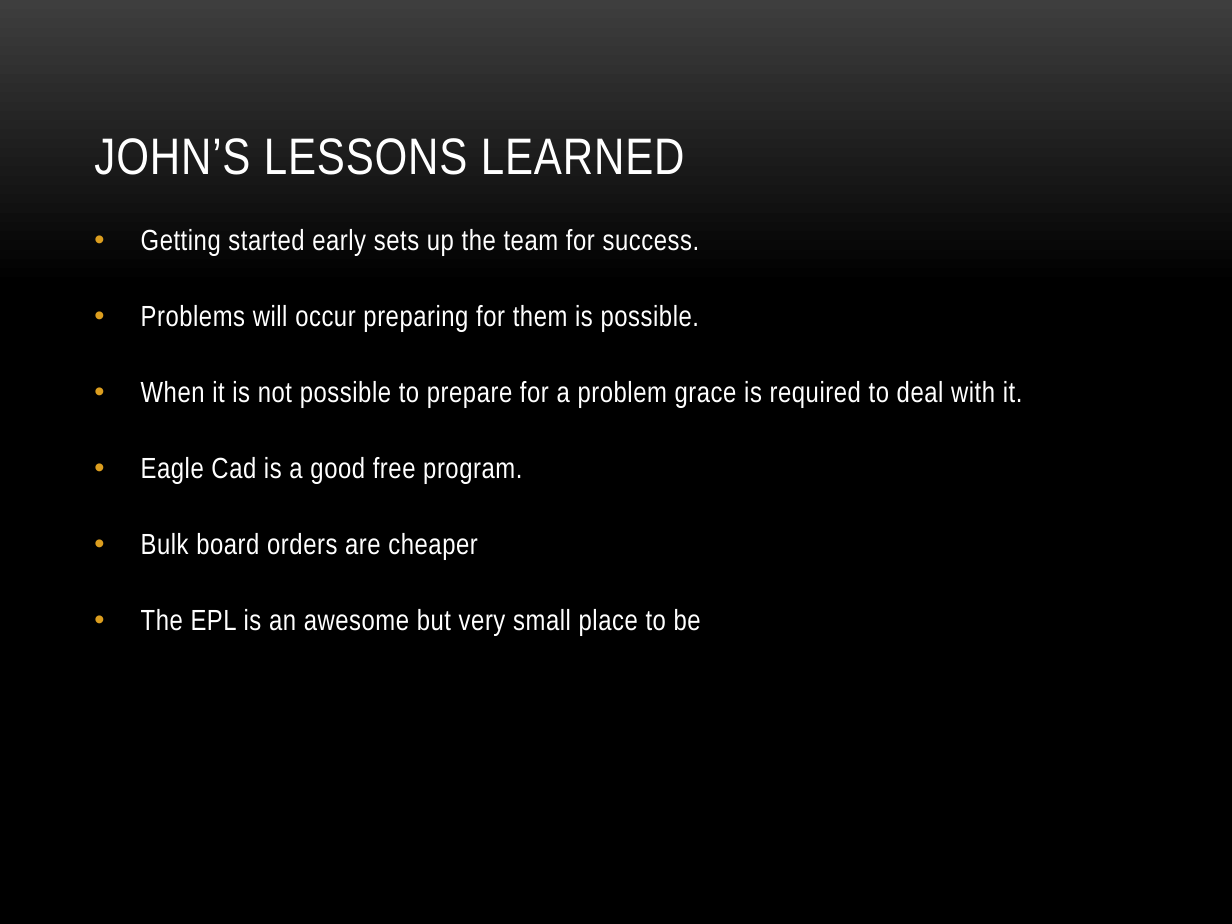
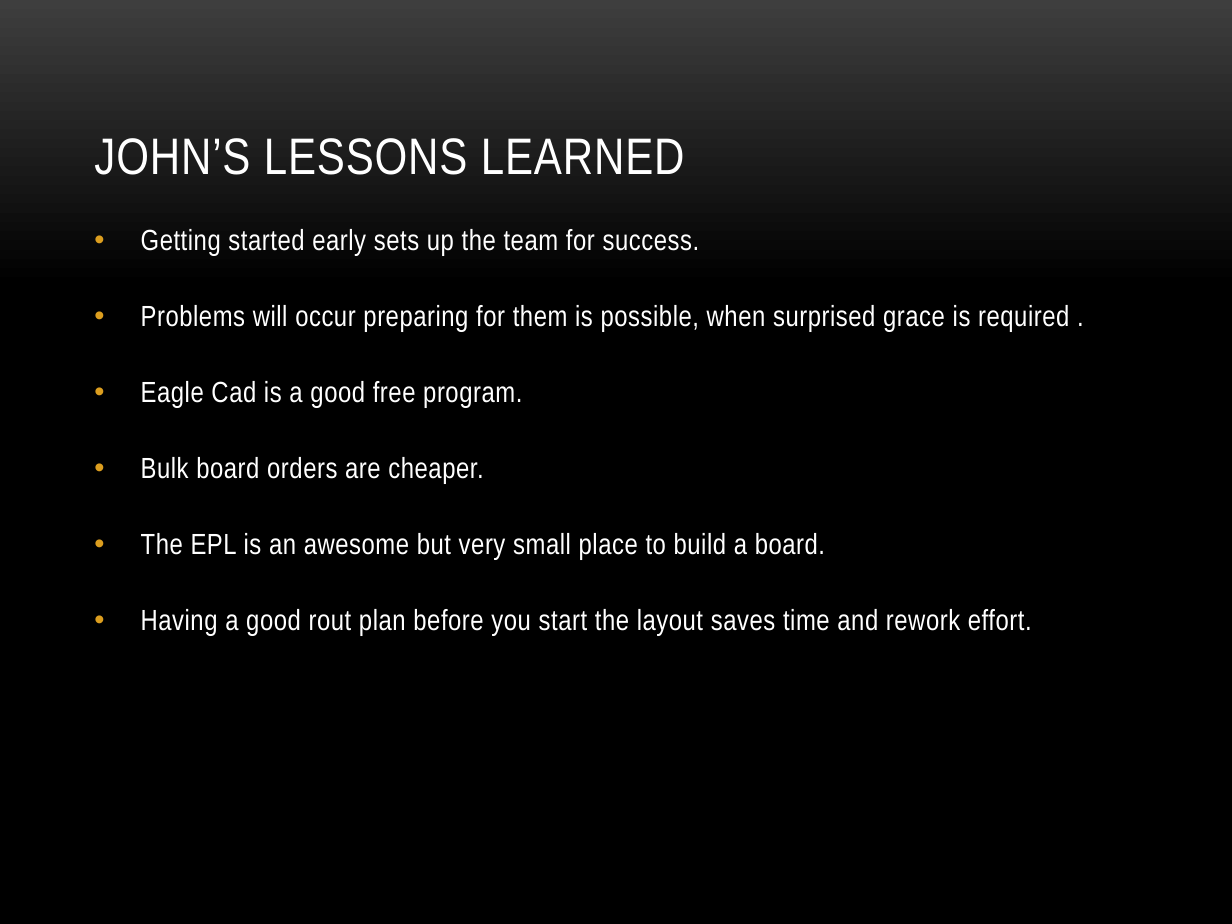
Before and after one commit to dosferatu/electronic-compass, a slide deck: slide 29 of Documentation/Project Documentation/Project Presentation.pptx. Drawn at 1232x924 pixels with LibreOffice and Linux fonts; fonts in the diff are those of the drawing; background and template pictures are left out. Boxes give left, top, right and bottom in pixels: in the first picture for what was removed or moved away, otherwise in the second. Text is boxed around its words. In the diff, an @@ line names an element or a change of style, - is before the commit and + after.

Commit message:
updated presentation

```diff
--- a/Documentation/Project Documentation/Project Presentation.pptx
+++ b/Documentation/Project Documentation/Project Presentation.pptx
@@ text at (141,305,1069,332): text changed @@
-• Problems will occur preparing for them is possible.
-• When it is not possible to prepare for a problem grace is required to deal with it.
+• Problems will occur preparing for them is possible, when surprised grace is required .
@@ text at (141,457,1032,636): text changed @@
-• Bulk board orders are cheaper
-• The EPL is an awesome but very small place to be
+• Bulk board orders are cheaper.
+• The EPL is an awesome but very small place to build a board.
+• Having a good rout plan before you start the layout saves time and rework effort.
```
Also in this commit, not shown: 8 other slides changed.
